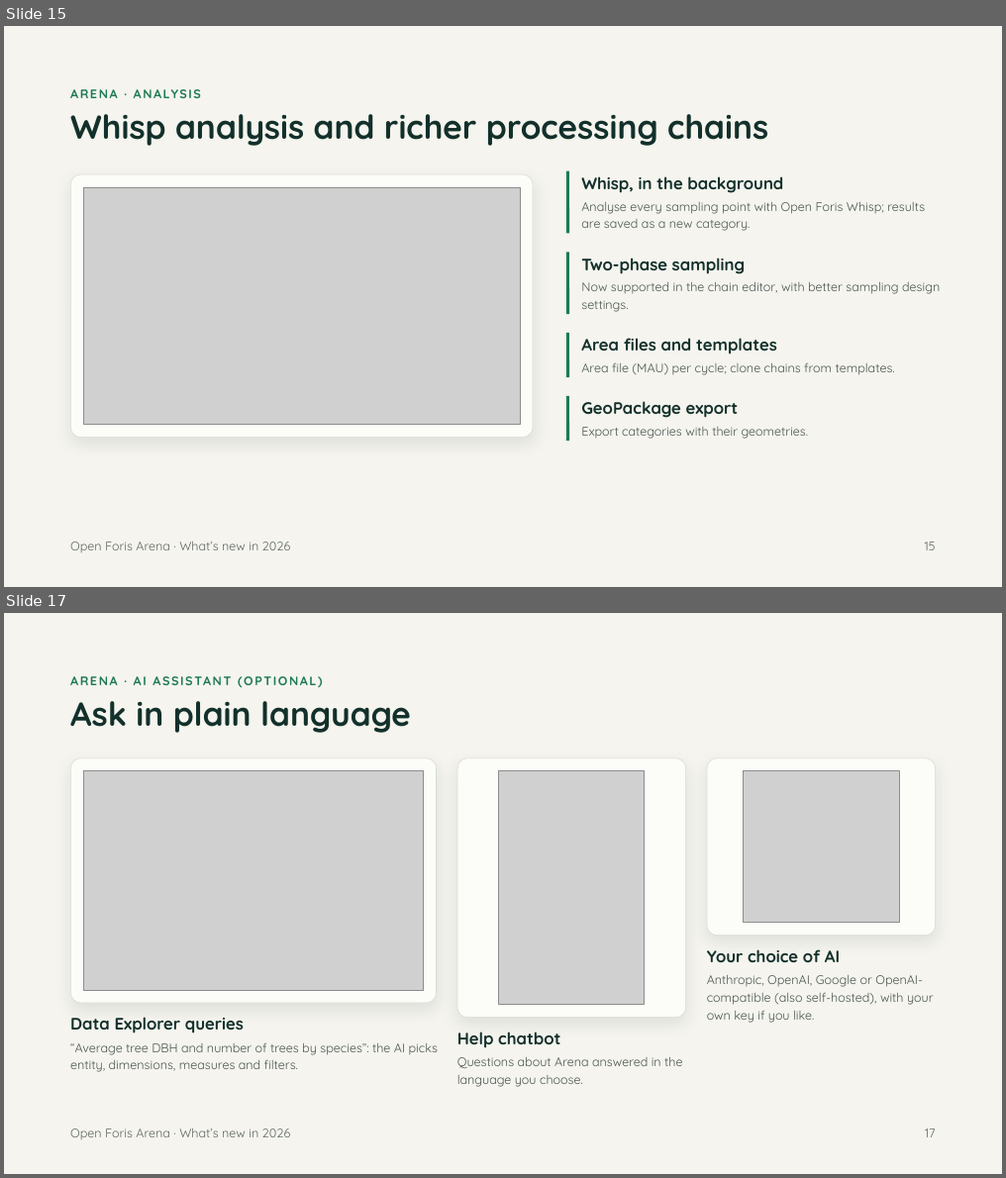
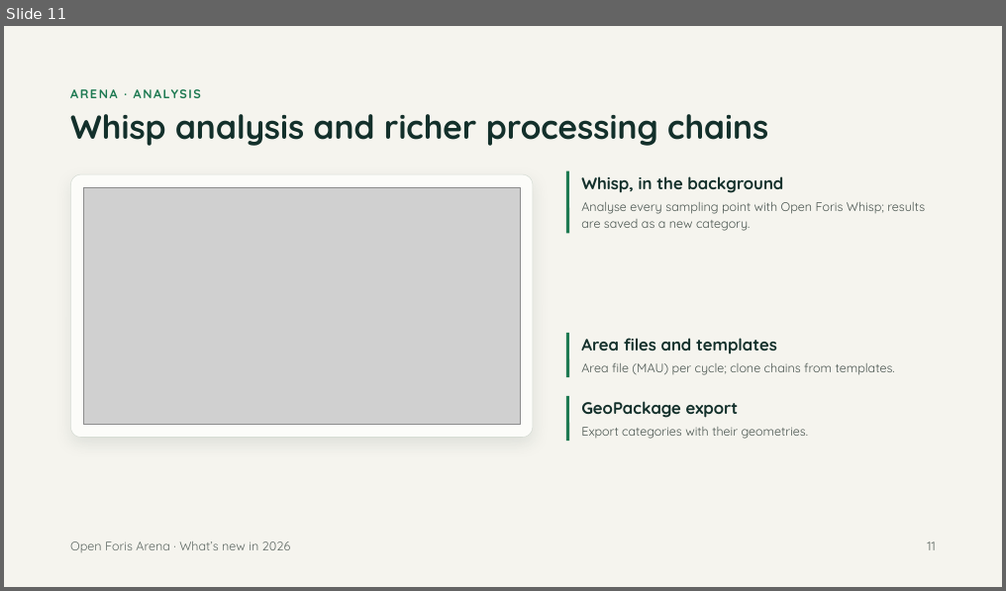
Before and after one commit to openforis/arena, a slide deck: docs/whats-new-2026/arena-whats-new-2026.pptx. Shown one above the other, each under a label of ours: slides 15 and 17 before the commit, slide 11 after it; the slides between them are not shown. The pictures are 1006x1178 and 1006x591 pixels, drawn with LibreOffice and Linux fonts; fonts in the diff are those of the drawing; grey boxes stand for pictures. Boxes give left, top, right and bottom in pixels: in the first picture for what was removed or moved away, otherwise in the second. Text is boxed around its words. In the diff, an @@ line names an element or a change of style, - is before the commit and + after.

```diff
--- a/docs/whats-new-2026/arena-whats-new-2026.pptx
+++ b/docs/whats-new-2026/arena-whats-new-2026.pptx
@@ slide 17 removed at [4,613,1002,1174], background #F5F4EE @@
@@ text removed at [70,671,961,691] @@
-ARENA · AI ASSISTANT (OPTIONAL)
@@ title removed at [70,701,411,733] @@
-Ask in plain language
@@ rounded rectangle removed at [70,759,436,1003] @@
@@ rounded rectangle removed at [457,759,686,1017] @@
@@ rounded rectangle removed at [707,759,936,936] @@
@@ picture removed at [83,771,423,990] @@
@@ picture removed at [499,771,645,1004] @@
@@ picture removed at [744,771,899,923] @@
@@ text removed at [707,950,840,962] @@
-Your choice of AI
@@ text removed at [707,975,934,1023] @@
-Anthropic, OpenAI, Google or OpenAI-compatible (also self-hosted), with your own key if you like.
@@ text removed at [70,1017,244,1034] @@
-Data Explorer queries
@@ text removed at [70,1044,438,1072] @@
-“Average tree DBH and number of trees by species”: the AI picks entity, dimensions, measures and filters.
@@ text removed at [457,1032,560,1049] @@
-Help chatbot
@@ text removed at [457,1058,682,1087] @@
-Questions about Arena answered in the language you choose.
@@ text removed at [70,1129,291,1140] @@
-Open Foris Arena · What’s new in 2026
@@ text removed at [925,1129,936,1138] @@
-17
@@ what was slide 15 is now slide 11 @@
@@ slide 11 changed as well @@
@@ line removed from (567, 252) to (567, 314) @@
@@ text removed at [581,258,746,274] @@
-Two-phase sampling
@@ text removed at [581,282,940,312] @@
-Now supported in the chain editor, with better sampling design settings.
@@ text at [927,542,935,551]: text changed @@
-15
+11
```
Also in this commit, not shown: 7 other slides changed, 5 slides added, 7 other slides removed, 5 other files.
